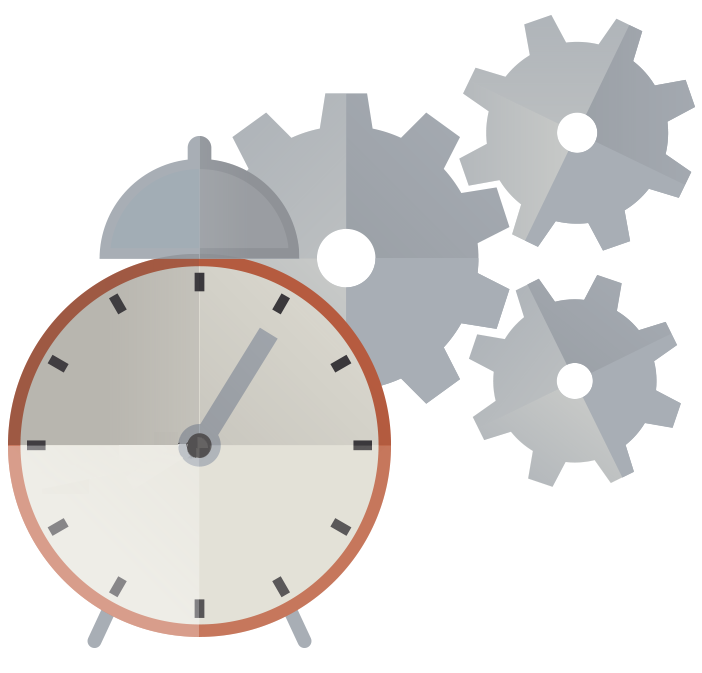
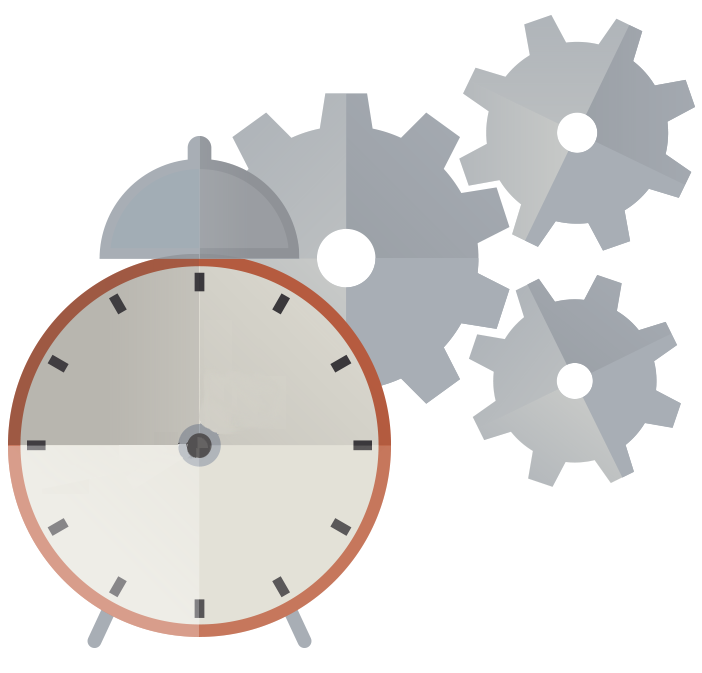
Two versions of the same layered image (702x673). Layer-by-layer changes:
renamed "Layer 8" to "Layer 15", painted on it over (199, 327, 282, 435)
